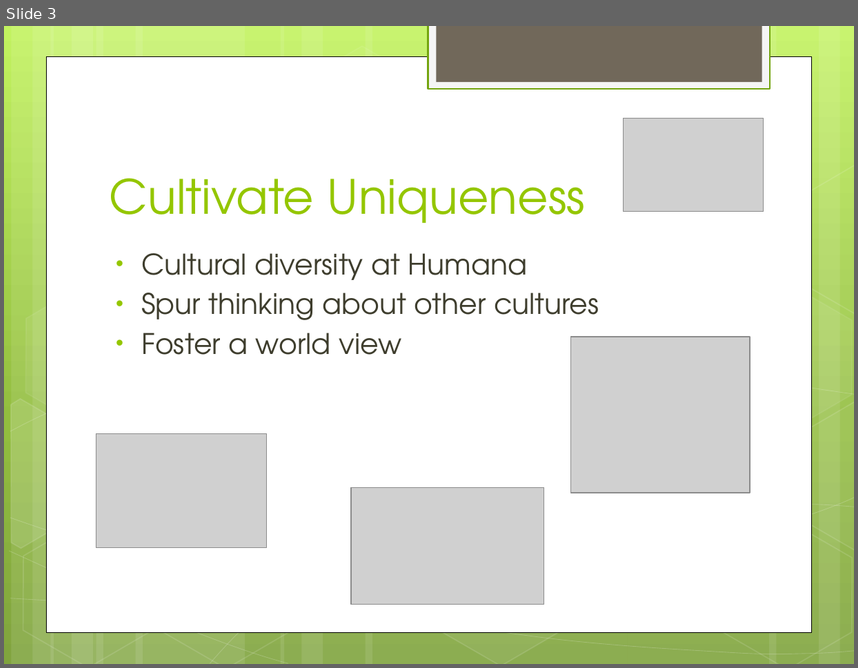
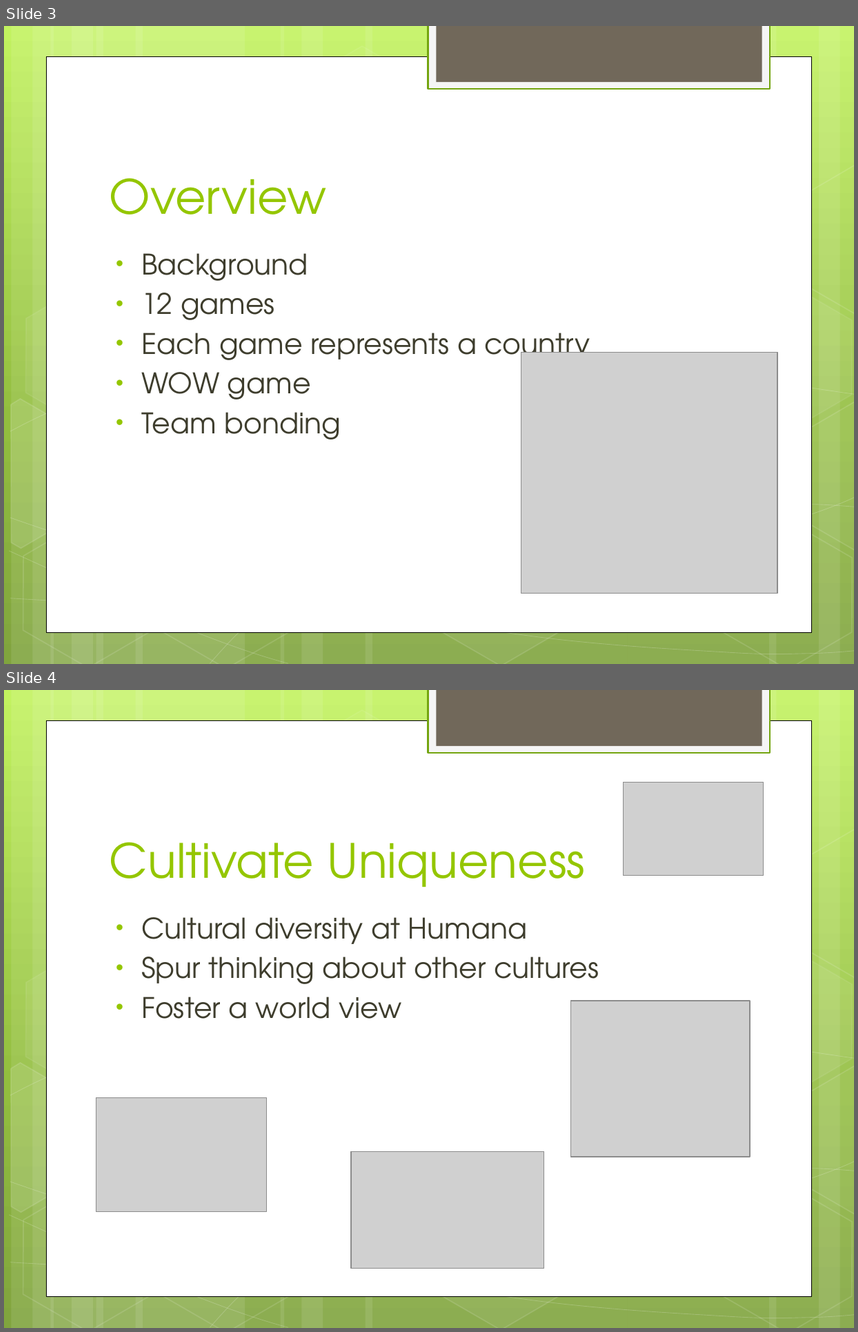
Before and after one commit to unkani/arcade-world, a slide deck: CulturalAwarenessArcadePresentation.pptx. Shown one above the other, each under a label of ours: slide 3 before the commit, slides 3 and 4 after it. The pictures are 858x668 and 858x1332 pixels, drawn with LibreOffice and Linux fonts; fonts in the diff are those of the drawing; grey boxes stand for pictures. Boxes give left, top, right and bottom in pixels: in the first picture for what was removed or moved away, otherwise in the second. Text is boxed around its words. In the diff, an @@ line names an element or a change of style, - is before the commit and + after.

```diff
--- a/CulturalAwarenessArcadePresentation.pptx
+++ b/CulturalAwarenessArcadePresentation.pptx
@@ slide 3 added at [4, 26, 854, 664], background gradient #C3F35F to #93BF3F to #81A53E; not listed: 31 template elements that a slide beside it also shows @@
@@ title added at [110, 178, 326, 214], 40 pt, text #94C600 @@
+Overview
@@ text added at [141, 253, 590, 439], 24 pt, text #3E3D2D @@
+• Background
+• 12 games
+• Each game represents a country
+• WOW game
+• Team bonding
@@ picture added at [521, 352, 777, 593] @@
@@ what was slide 3 is now slide 4 @@
```
Also in this commit, not shown: 2 slides changed, 3 other files.
